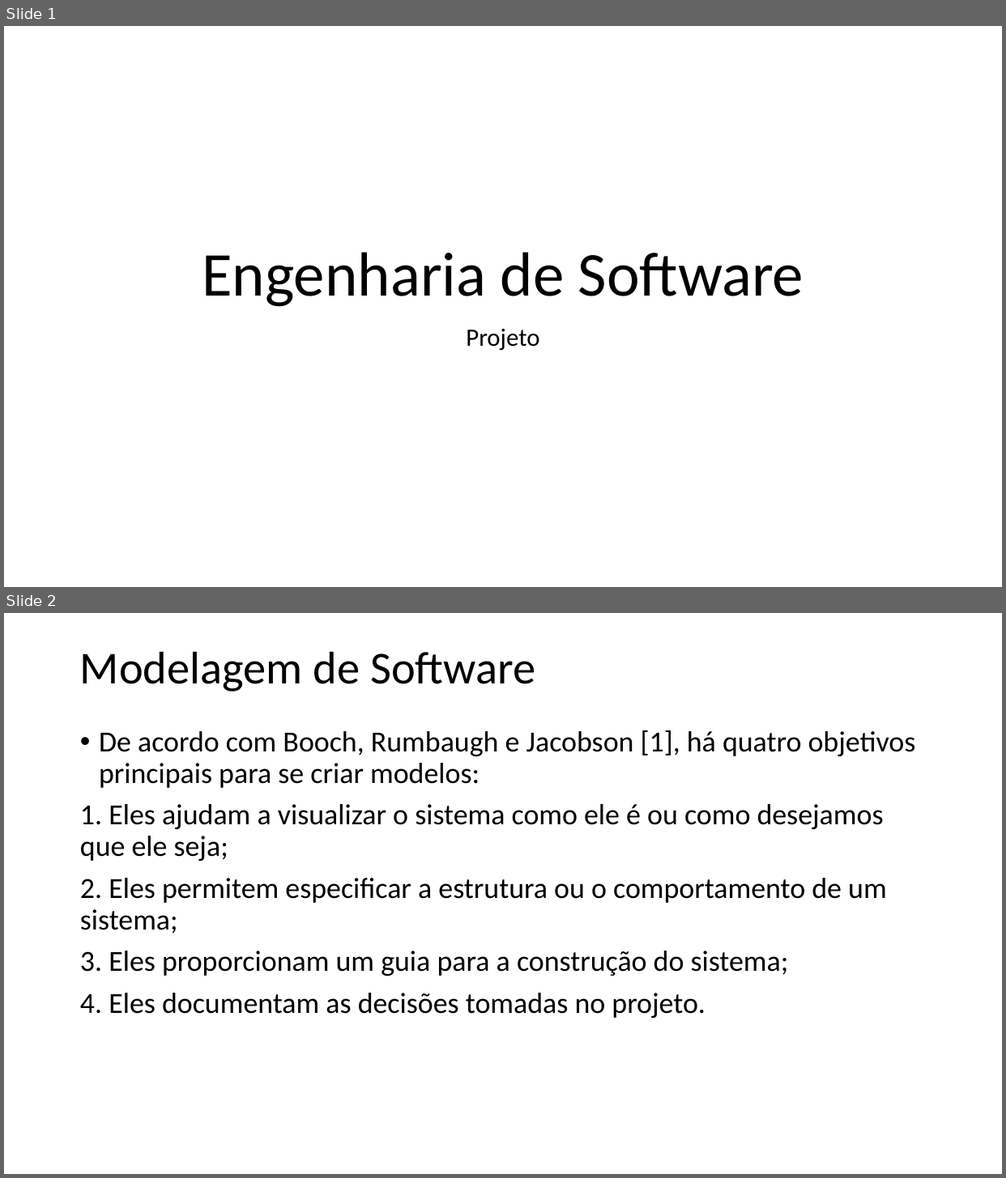
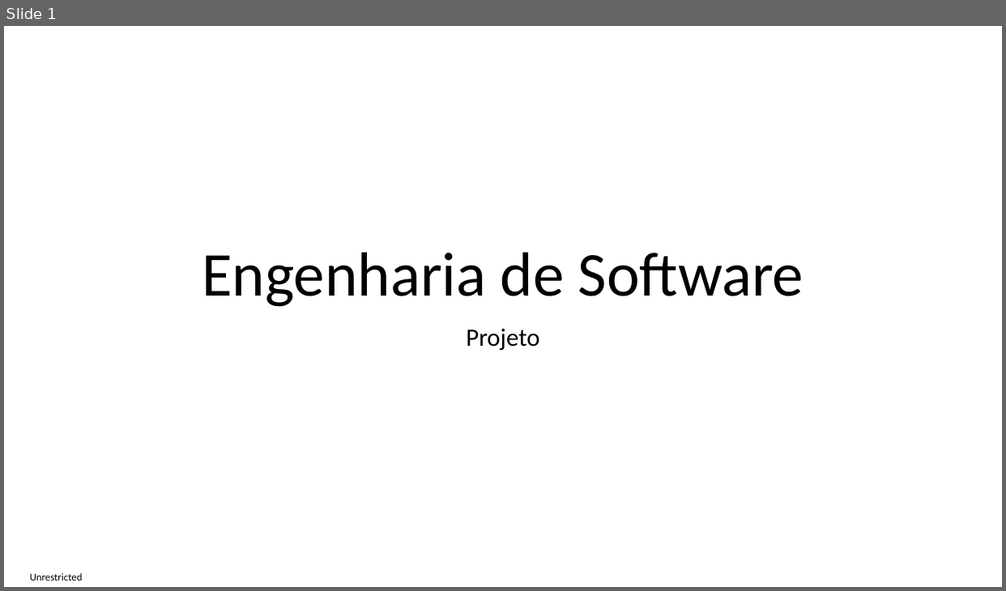
Before and after one commit to impagno/pwcamoes, a slide deck: Documentos/Engenharia de Software - Projeto.pptx. Shown one above the other, each under a label of ours: slides 1 and 2 before the commit, slide 1 after it. The pictures are 1006x1178 and 1006x591 pixels, drawn with LibreOffice and Linux fonts; fonts in the diff are those of the drawing. Boxes give left, top, right and bottom in pixels: in the first picture for what was removed or moved away, otherwise in the second. Text is boxed around its words. In the diff, an @@ line names an element or a change of style, - is before the commit and + after.

```diff
--- a/Documentos/Engenharia de Software - Projeto.pptx
+++ b/Documentos/Engenharia de Software - Projeto.pptx
@@ slide 2 removed at (4,613,1002,1174), background #FFFFFF @@
@@ title removed at (80,651,535,692) @@
-Modelagem de Software
@@ text removed at (80,730,916,1018) @@
-• De acordo com Booch, Rumbaugh e Jacobson [1], há quatro objetivos principais para se criar modelos:
-1. Eles ajudam a visualizar o sistema como ele é ou como desejamos que ele seja;
-2. Eles permitem especificar a estrutura ou o comportamento de um sistema;
-3. Eles proporcionam um guia para a construção do sistema;
-4. Eles documentam as decisões tomadas no projeto.
@@ slide 1 changed as well @@
@@ text added at (30,574,83,581), 10 pt, text #000000 @@
+Unrestricted
```
Also in this commit, not shown: 14 slides added, 4 other slides removed.
